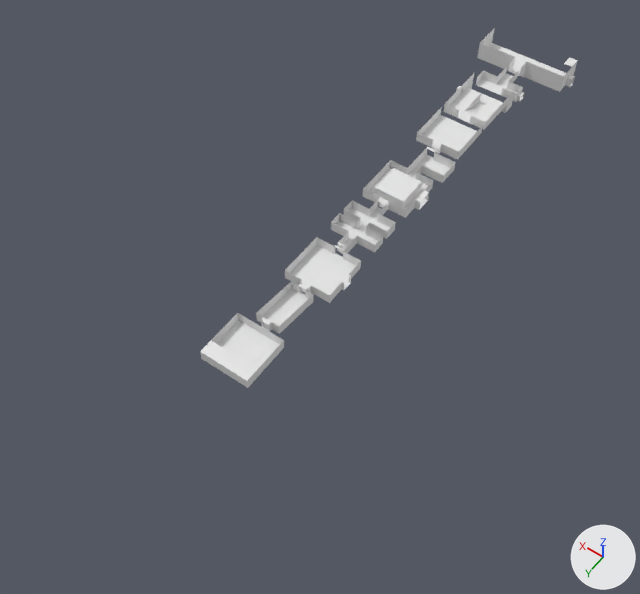
One commit to the Blender file docs/concept_art/demo_area.blend: the scene before it, then after it.
Before and after are seen from a 50 mm camera at (-84.4, 233.9, 183.4) aimed at (-0.4, 116.3, -1.5). The lights are fixed; the arrows at lower right show +X, +Y and +Z. The first picture is the older version.
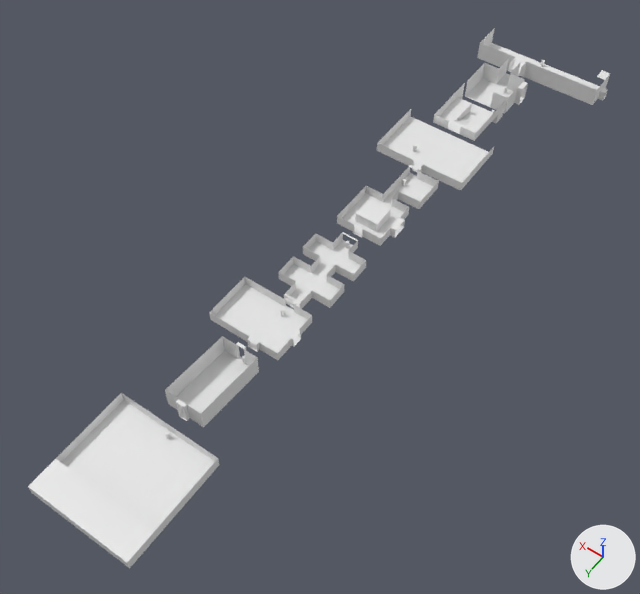
The change, as a diff of the scene's bpy script:
```diff
--- a/docs/concept_art/demo_area.blend.py
+++ b/docs/concept_art/demo_area.blend.py
@@ me_plane @@
 # used by ob_plane; location = (0.0, 0.0, 0.0); scale = (15.0, 5.0, 1.0)
-me_plane.from_pydata(...)  # 42 vertices, 29 faces; spans x -1.12..1.0, y -1.0..1.8, z 0.0..6.0
+me_plane.from_pydata(...)  # 42 vertices, 29 faces; spans x -1.87..1.0, y -1.0..1.8, z 0.0..6.0
+# me_plane part 1: all 18 vertices in x -1.12..-0.81, y -1.0..1.0, z 0.0..6.0 are moved by (-0.75, 0.0, 0.0)
@@ ob_plane_001 @@
-ob_plane_001 = bpy.data.objects.new('Plane.001', me_plane_001)
@@ ob_plane_002 @@
-ob_plane_002 = bpy.data.objects.new('Plane.002', me_plane_002)
@@ ob_plane_003 @@
-ob_plane_003 = bpy.data.objects.new('Plane.003', me_plane_003)
@@ ob_plane_005 @@
-ob_plane_005 = bpy.data.objects.new('Plane.005', me_plane_007)
@@ ob_plane_006 @@
-ob_plane_006 = bpy.data.objects.new('Plane.006', me_plane_009)
@@ ob_plane_004 @@
-ob_plane_004 = bpy.data.objects.new('Plane.004', me_plane_005)
@@ ob_plane_007 @@
-ob_plane_007 = bpy.data.objects.new('Plane.007', me_plane_010)
@@ ob_plane_008 @@
-ob_plane_008 = bpy.data.objects.new('Plane.008', me_plane_012)
@@ ob_playerscale_009 @@
+ob_playerscale_009 = bpy.data.objects.new('PlayerScale.009', me_cylinder_008)  # a 32-sided cylinder along z spanning x -1.0..1.0, y -1.0..1.0, z -1.0..1.0
+ob_playerscale_009.location = (-0.6, 174.6, 9.8)
+ob_playerscale_009.scale = (0.483, 0.483, 1.0)
@@ ob_playerscale_004 @@
+ob_playerscale_004 = bpy.data.objects.new('PlayerScale.004', me_cylinder_008.copy())
+ob_playerscale_004.location = (5.1, 61.4, 7.4)
+ob_playerscale_004.scale = (0.483, 0.483, 1.0)
@@ ob_upperapproach @@
+ob_upperapproach = bpy.data.objects.new('UpperApproach', me_plane_012_1)  # 12 vertices, 10 faces; spans x -2.03..2.03, y -0.64..3.41, z 0.0..0.43
+ob_upperapproach.location = (0.0, 177.7, 8.8)
+ob_upperapproach.scale = (7.0, 7.0, 7.0)
@@ ob_lowerapproach @@
+ob_lowerapproach = bpy.data.objects.new('LowerApproach', me_plane_010_1)  # 24 vertices, 17 faces; spans x -0.75..0.75, y -1.97..1.14, z -0.36..0.79
+ob_lowerapproach.location = (0.0, 161.0, 8.9)
+ob_lowerapproach.scale = (7.0, 7.0, 7.0)
@@ ob_caveexit @@
+ob_caveexit = bpy.data.objects.new('CaveExit', me_plane_005_1)  # 40 vertices, 30 faces; spans x -1.1..2.0, y -1.08..1.12, z -1.5..1.5
+ob_caveexit.location = (0.0, 135.9, 7.9)
+ob_caveexit.scale = (7.0, 7.0, 1.0)
@@ ob_cavemid @@
+ob_cavemid = bpy.data.objects.new('CaveMid', me_plane_009_1)  # 48 vertices, 35 faces; spans x -8.0..8.0, y -15.8..10.1, z -1.5..1.5
+ob_cavemid.location = (0.0, 117.8, 7.9)
@@ ob_caveentry @@
+ob_caveentry = bpy.data.objects.new('CaveEntry', me_plane_007_1)  # 76 vertices, 63 faces; spans x -1.09..1.13, y -2.63..1.44, z -0.23..0.2
+ob_caveentry.location = (-0.9, 88.4, 8.0)
+ob_caveentry.scale = (7.0, 7.0, 7.0)
@@ ob_stasispuzzles @@
+ob_stasispuzzles = bpy.data.objects.new('StasisPuzzles', me_plane_003_1)  # 18 vertices, 11 faces; spans x -2.0..2.0, y -2.0..0.77, z -1.33..1.67
+ob_stasispuzzles.location = (0.0, 63.4, 7.7)
+ob_stasispuzzles.scale = (7.0, 7.0, 1.0)
@@ ob_upperpath @@
+ob_upperpath = bpy.data.objects.new('UpperPath', me_plane_002_1)  # 48 vertices, 37 faces; spans x -8.2..5.9, y -8.0..10.2, z -3.6..2.8
+ob_upperpath.location = (1.1, 37.5, 6.6)
@@ ob_lowerpath @@
+ob_lowerpath = bpy.data.objects.new('LowerPath', me_plane_001_1)  # 39 vertices, 26 faces; spans x -7.0..8.7, y -7.0..10.7, z -1.3..4.7
+ob_lowerpath.location = (-1.6, 17.4, 4.3)
```

Where the change shows, as pixel boxes [x1, y1, x2, y2] in the pictures (640 x 594 px; the box of a moved part takes in the faces that stretch with it):
'UpperApproach', added: after [28, 393, 219, 568]
'CaveExit', added: after [209, 277, 312, 360]
'LowerApproach', added: after [165, 336, 259, 427]
'StasisPuzzles', added: after [377, 109, 494, 191]
'CaveMid', added: after [279, 232, 366, 309]
'CaveEntry', added: after [337, 165, 439, 246]
'Plane.008', deleted: before [200, 313, 284, 388]
'Plane.005', deleted: before [363, 147, 456, 218]
'Plane', reshaped (31% wider, 20% taller): before [477, 28, 578, 92]; after [477, 28, 610, 105]
'Plane.004', deleted: before [285, 237, 361, 303]
'Plane.006', deleted: before [331, 199, 396, 254]
'LowerPath', added: after [465, 58, 528, 114]
'UpperPath', added: after [433, 83, 506, 141]
'Plane.002', deleted: before [443, 73, 515, 130]
'Plane.003', deleted: before [416, 107, 483, 160]
'Plane.007', deleted: before [256, 282, 313, 334]
'Plane.001', deleted: before [476, 67, 524, 102]
'PlayerScale.009', added: after [165, 431, 170, 439]
'PlayerScale.004', added: after [413, 144, 417, 152]
part 1 of me_plane, moved or reshaped: before [523, 57, 578, 92]; after [523, 62, 610, 105]
